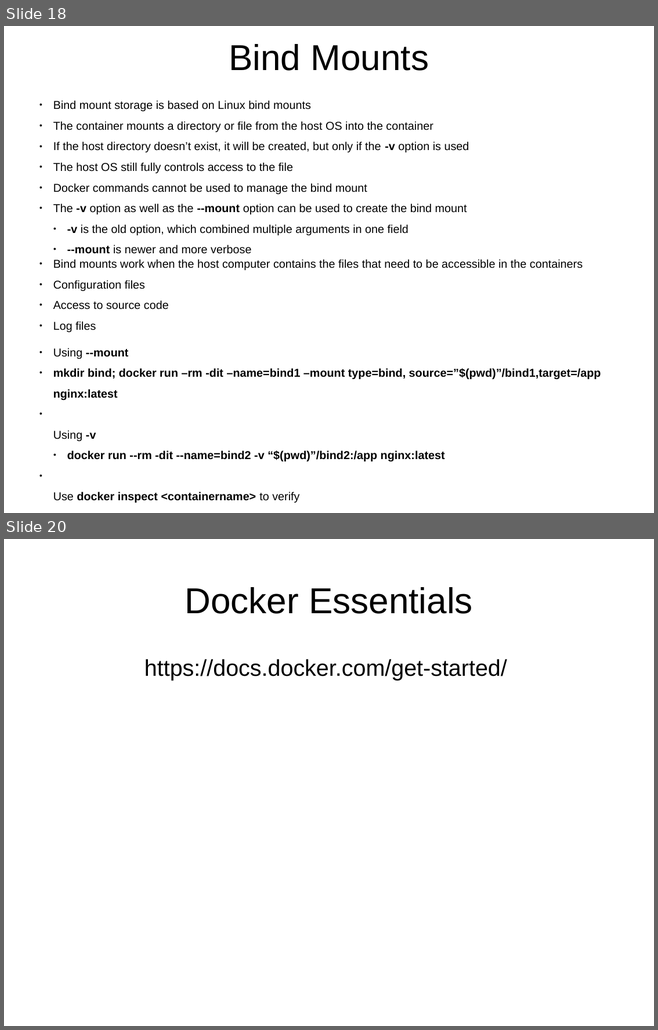
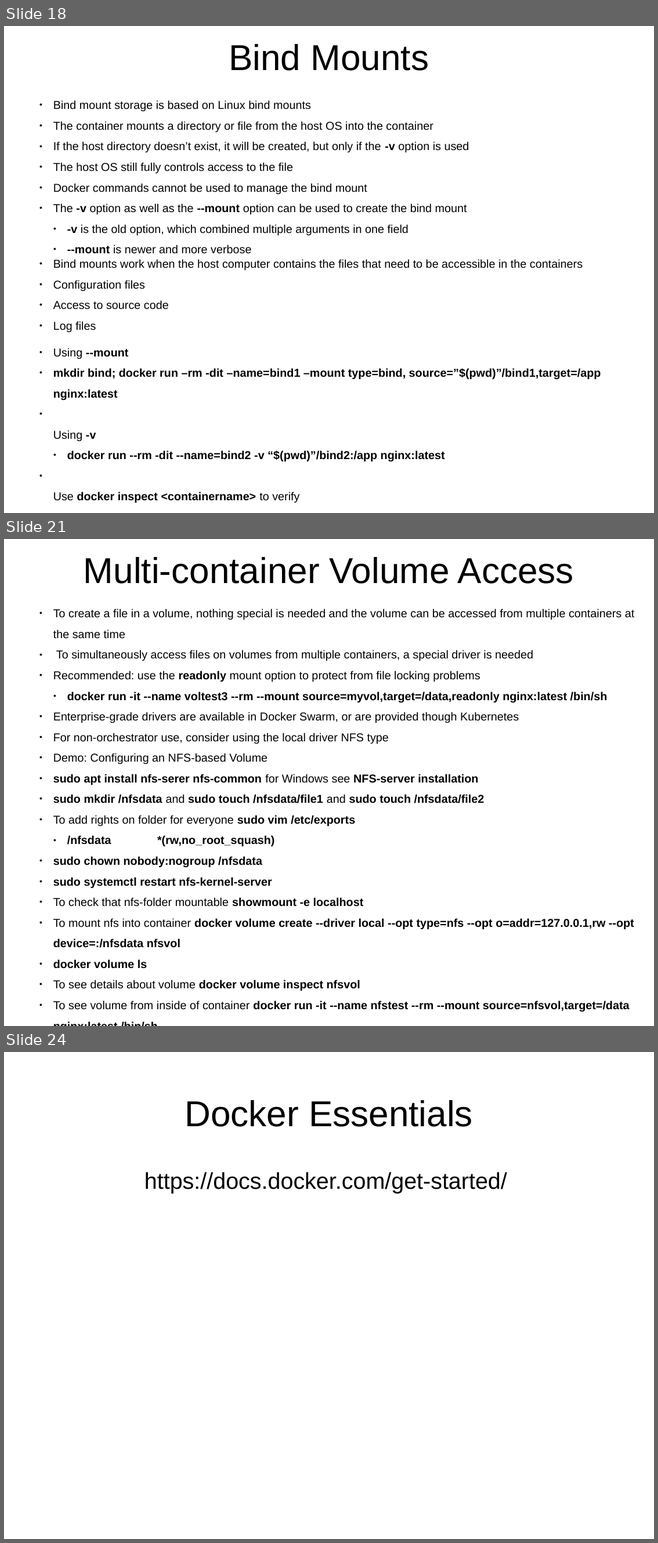
Before and after one commit to j-avdeev/DevOps, a slide deck: Lec presentations/DevOps - lec2 - RAID VM Docker.odp. Shown one above the other, each under a label of ours: slides 18 and 20 before the commit, slides 18, 21 and 24 after it; the slides between them are not shown. The pictures are 658x1030 and 658x1543 pixels, drawn with LibreOffice and Linux fonts; fonts in the diff are those of the drawing. Boxes give left, top, right and bottom in pixels: in the first picture for what was removed or moved away, otherwise in the second. Text is boxed around its words. In the diff, an @@ line names an element or a change of style, - is before the commit and + after.

```diff
--- a/Lec presentations/DevOps - lec2 - RAID VM Docker.odp
+++ b/Lec presentations/DevOps - lec2 - RAID VM Docker.odp
@@ slide 21 added at (x1=4, y1=539, x2=654, y2=1026), background #FFFFFF @@
@@ title added at (x1=83, y1=557, x2=574, y2=584), 44 pt, text #000000 @@
+Multi-container Volume Access
@@ text added at (x1=53, y1=609, x2=634, y2=1012), 14 pt, text #000000 @@
+● To create a file in a volume, nothing special is needed and the volume can be accessed from multiple containers at the same time
+● To simultaneously access files on volumes from multiple containers, a special driver is needed
+● Recommended: use the readonly mount option to protect from file locking problems
+  ● docker run -it --name voltest3 --rm --mount source=myvol,target=/data,readonly nginx:latest /bin/sh
+● Enterprise-grade drivers are available in Docker Swarm, or are provided though Kubernetes
+● For non-orchestrator use, consider using the local driver NFS type
+● Demo: Configuring an NFS-based Volume
+● sudo apt install nfs-serer nfs-common for Windows see NFS-server installation
+● sudo mkdir /nfsdata and sudo touch /nfsdata/file1 and sudo touch /nfsdata/file2
+● To add rights on folder for everyone sudo vim /etc/exports
+  ● /nfsdata *(rw,no_root_squash)
+● sudo chown nobody:nogroup /nfsdata
+● sudo systemctl restart nfs-kernel-server
+● To check that nfs-folder mountable showmount -e localhost
+● To mount nfs into container docker volume create --driver local --opt type=nfs --opt o=addr=127.0.0.1,rw --opt device=:/nfsdata nfsvol
+● docker volume ls
+● To see details about volume docker volume inspect nfsvol
+● To see volume from inside of container docker run -it --name nfstest --rm --mount source=nfsvol,target=/data nginx:latest /bin/sh
+● ls /nfsdata to check that some files are in /nfsdata
@@ what was slide 20 is now slide 24 @@
```
Also in this commit, not shown: 1 slide changed, 3 other slides added, 6 other files.
